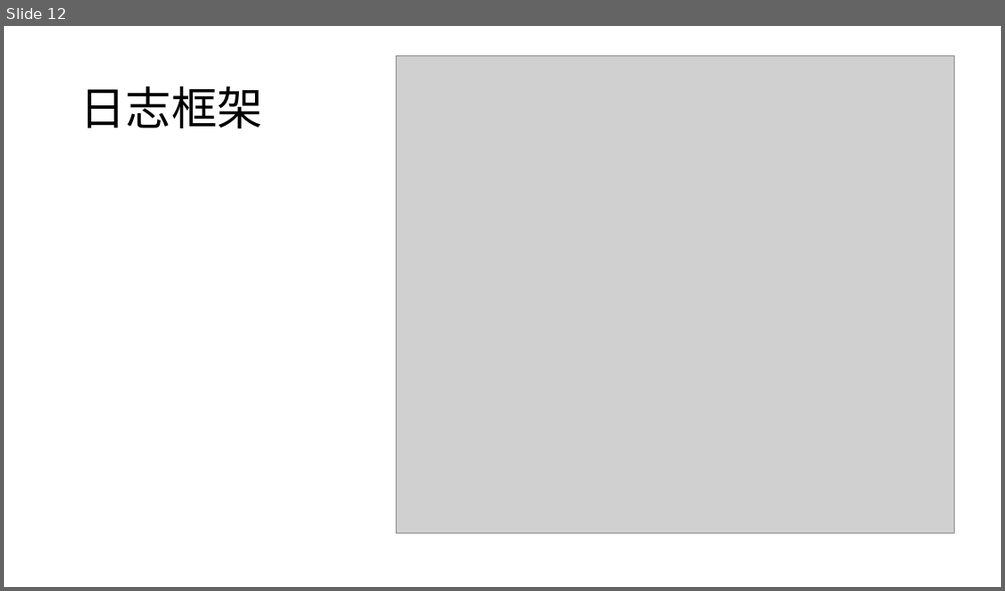
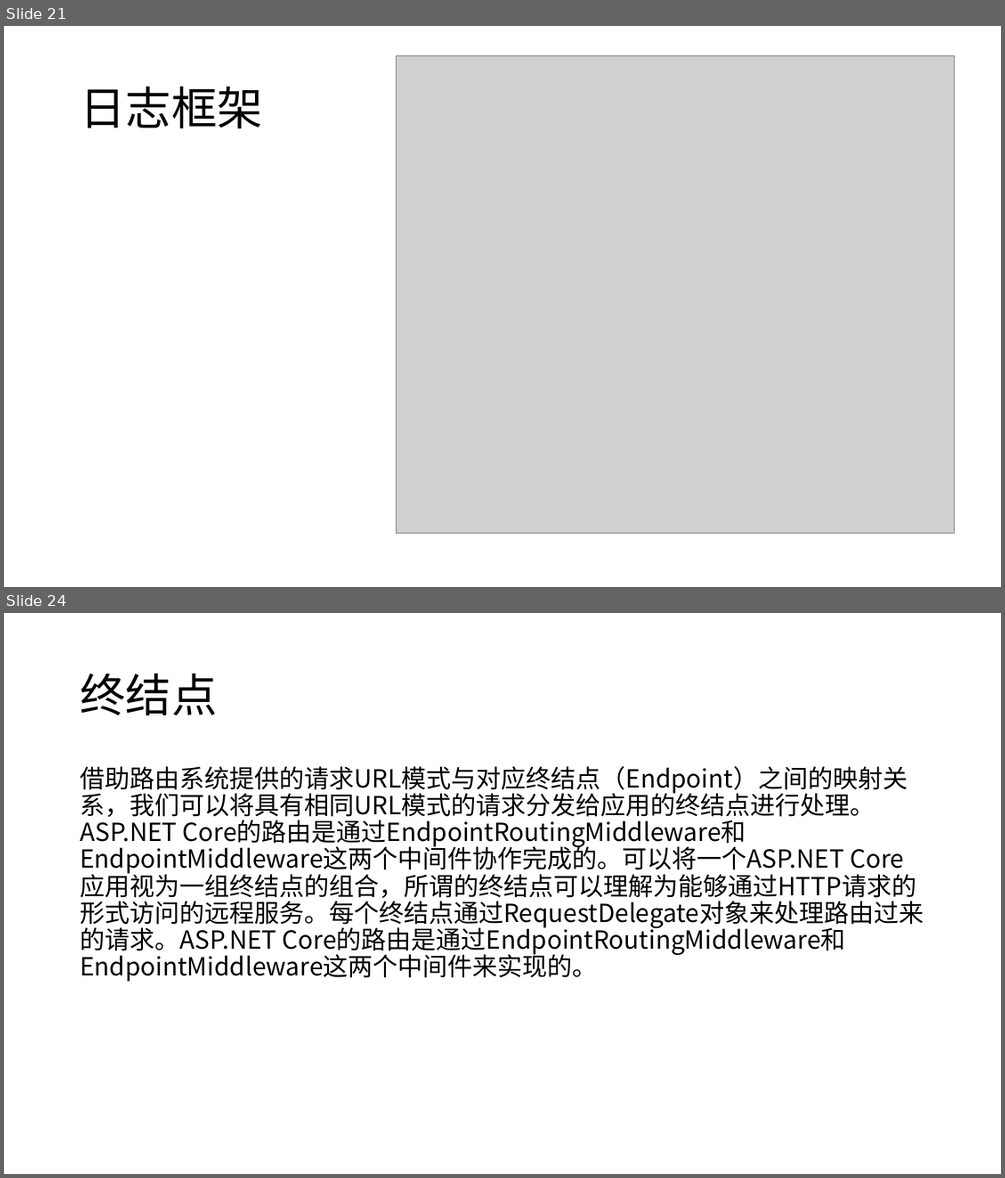
Before and after one commit to DarkRogerZz/TestCore, a slide deck: Word/.NET Core核心基础知识内容.pptx. Shown one above the other, each under a label of ours: slide 12 before the commit, slides 21 and 24 after it; the slides between them are not shown. The pictures are 1005x591 and 1005x1178 pixels, drawn with LibreOffice and Linux fonts; fonts in the diff are those of the drawing; grey boxes stand for pictures. Boxes give left, top, right and bottom in pixels: in the first picture for what was removed or moved away, otherwise in the second. Text is boxed around its words. In the diff, an @@ line names an element or a change of style, - is before the commit and + after.

```diff
--- a/Word/.NET Core核心基础知识内容.pptx
+++ b/Word/.NET Core核心基础知识内容.pptx
@@ slide 24 added at [4, 613, 1001, 1174], background #FFFFFF @@
@@ title added at [80, 673, 217, 715], 44 pt, text #000000 @@
+终结点
@@ text added at [80, 766, 923, 981], 24 pt, text #000000 @@
+借助路由系统提供的请求URL模式与对应终结点（Endpoint）之间的映射关系，我们可以将具有相同URL模式的请求分发给应用的终结点进行处理。ASP.NET Core的路由是通过EndpointRoutingMiddleware和EndpointMiddleware这两个中间件协作完成的。可以将一个ASP.NET Core应用视为一组终结点的组合，所谓的终结点可以理解为能够通过HTTP请求的形式访问的远程服务。每个终结点通过RequestDelegate对象来处理路由过来的请求。ASP.NET Core的路由是通过EndpointRoutingMiddleware和EndpointMiddleware这两个中间件来实现的。
@@ what was slide 12 is now slide 21 @@
```
Also in this commit, not shown: 3 slides changed, 16 other slides added, 8 other files.
